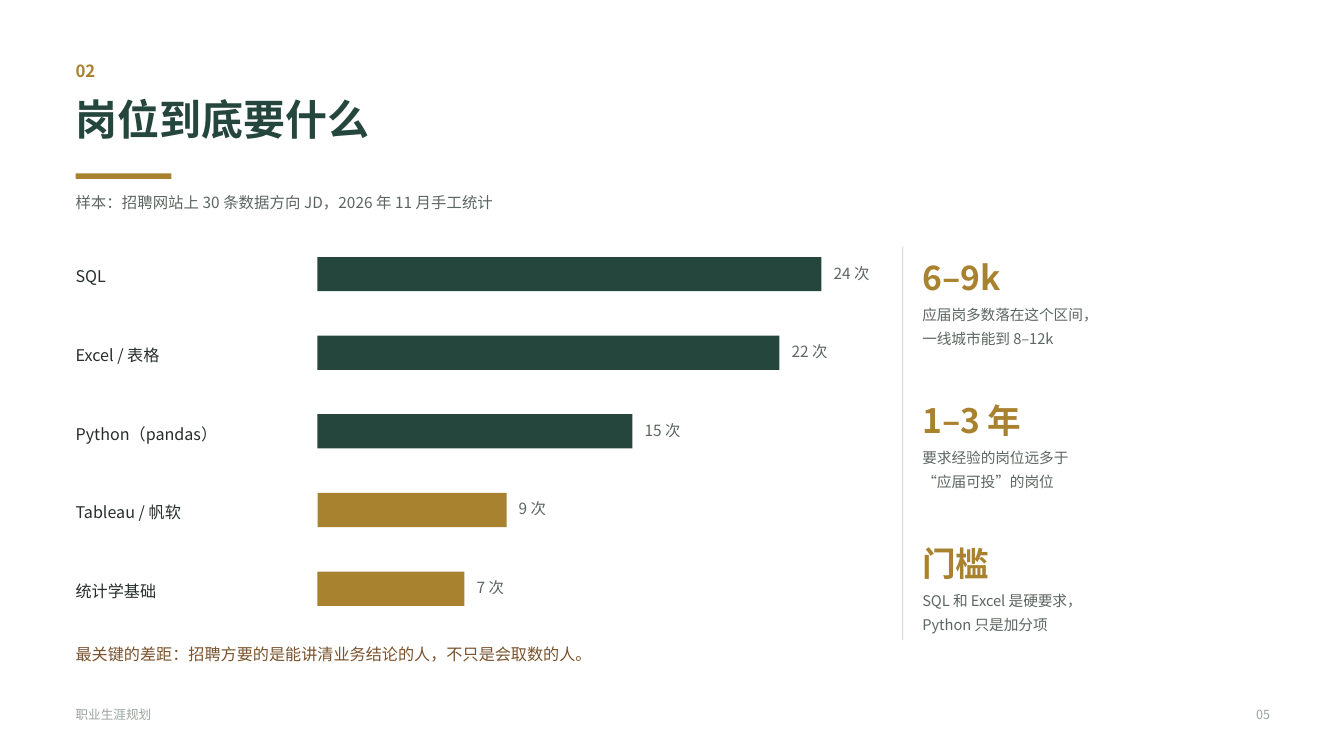
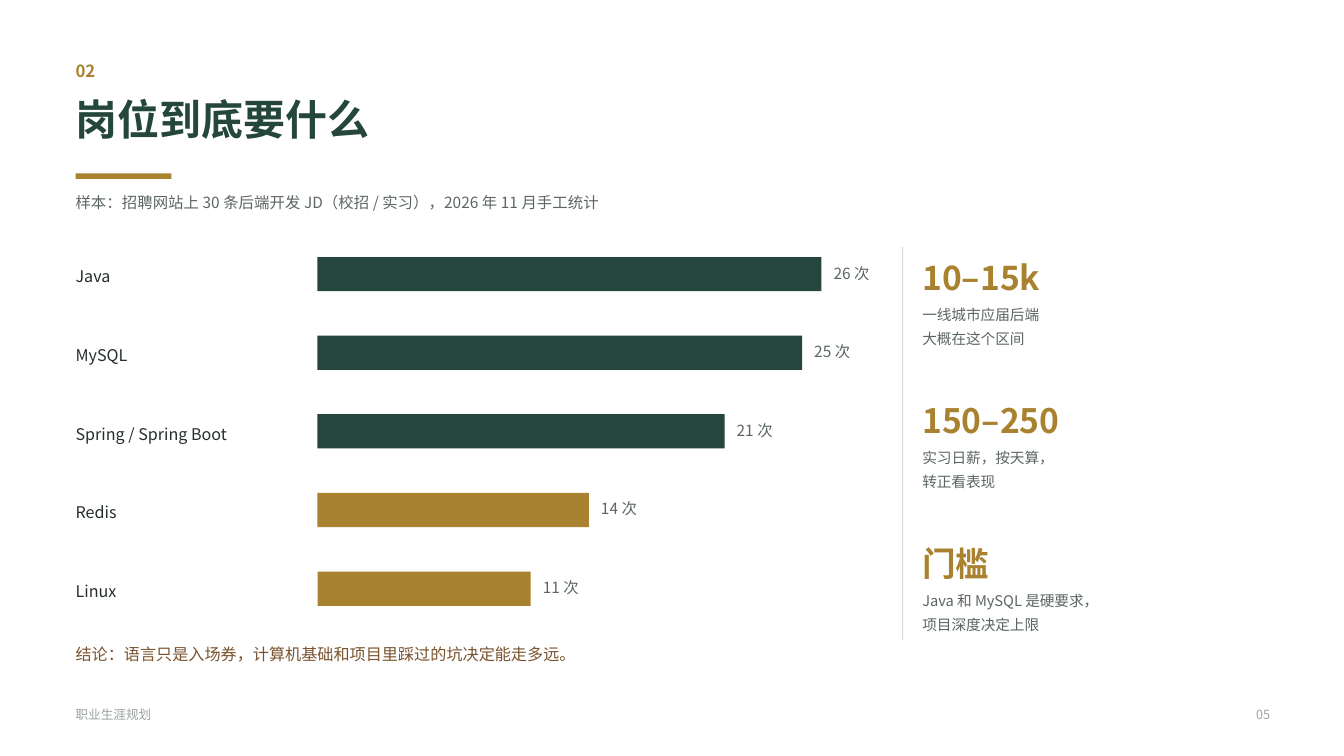
Before and after one commit to SEN-FOREST-21/feiyi-video-analysis, a slide deck: slide 5 of 职业生涯规划.pptx. Drawn at 1344x756 pixels with LibreOffice and Linux fonts; fonts in the diff are those of the drawing. Boxes give left, top, right and bottom in pixels: in the first picture for what was removed or moved away, otherwise in the second. Text is boxed around its words. In the diff, an @@ line names an element or a change of style, - is before the commit and + after.

```diff
--- a/职业生涯规划.pptx
+++ b/职业生涯规划.pptx
@@ text at [76, 195, 599, 210]: text changed @@
-样本：招聘网站上 30 条数据方向 JD，2026 年 11 月手工统计
+样本：招聘网站上 30 条后端开发 JD（校招 / 实习），2026 年 11 月手工统计
@@ text at [834, 266, 869, 280]: text changed @@
-24 次
+26 次
@@ text at [922, 263, 1040, 291]: text changed @@
-6–9k
+10–15k
@@ text at [76, 270, 111, 282]: text changed @@
-SQL
+Java
@@ text at [922, 307, 1039, 345]: text changed @@
-应届岗多数落在这个区间，
-一线城市能到 8–12k
+一线城市应届后端
+大概在这个区间
@@ text at [76, 349, 128, 365]: text changed @@
-Excel / 表格
+MySQL
@@ rectangle: place and size @@
-rectangle at [318, 336, 779, 370]
+rectangle at [318, 336, 803, 370]
@@ text at [814, 344, 850, 358]: text changed @@
-22 次
+25 次
@@ rectangle: place and size @@
-rectangle at [318, 414, 632, 449]
+rectangle at [318, 414, 725, 449]
@@ text at [922, 407, 1059, 434]: text changed @@
-1–3 年
+150–250
@@ text at [76, 427, 227, 444]: text changed @@
-Python（pandas）
+Spring / Spring Boot
@@ text at [737, 423, 772, 437]: text changed @@
-15 次
+21 次
@@ text at [922, 450, 1054, 488]: text changed @@
-要求经验的岗位远多于
-“应届可投”的岗位
+实习日薪，按天算，
+转正看表现
@@ text at [76, 505, 117, 518]: text changed @@
-Tableau / 帆软
+Redis
@@ rectangle: place and size @@
-rectangle at [318, 493, 507, 527]
+rectangle at [318, 493, 589, 527]
@@ text at [601, 501, 637, 515]: text changed @@
-9 次
+14 次
@@ text at [76, 584, 117, 597]: text changed @@
-统计学基础
+Linux
@@ rectangle: place and size @@
-rectangle at [318, 572, 465, 606]
+rectangle at [318, 572, 531, 606]
@@ text at [543, 580, 578, 594]: text changed @@
-7 次
+11 次
@@ text at [922, 593, 1098, 631]: text changed @@
-SQL 和 Excel 是硬要求，
-Python 只是加分项
+Java 和 MySQL 是硬要求，
+项目深度决定上限
@@ text at [76, 646, 576, 662]: text changed @@
-最关键的差距：招聘方要的是能讲清业务结论的人，不只是会取数的人。
+结论：语言只是入场券，计算机基础和项目里踩过的坑决定能走多远。
```
Also in this commit, not shown: 8 other slides changed, 1 other file.
